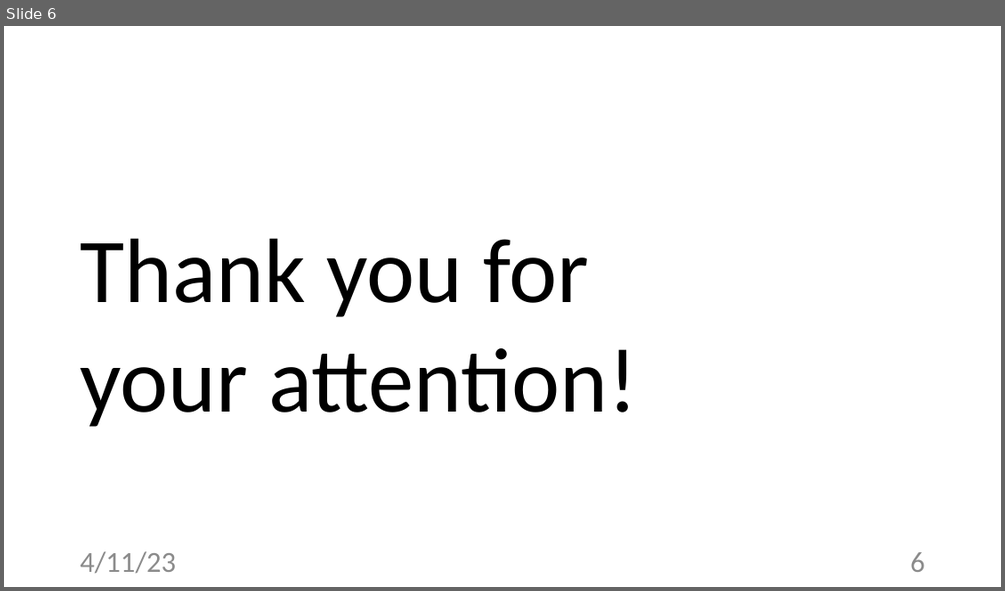
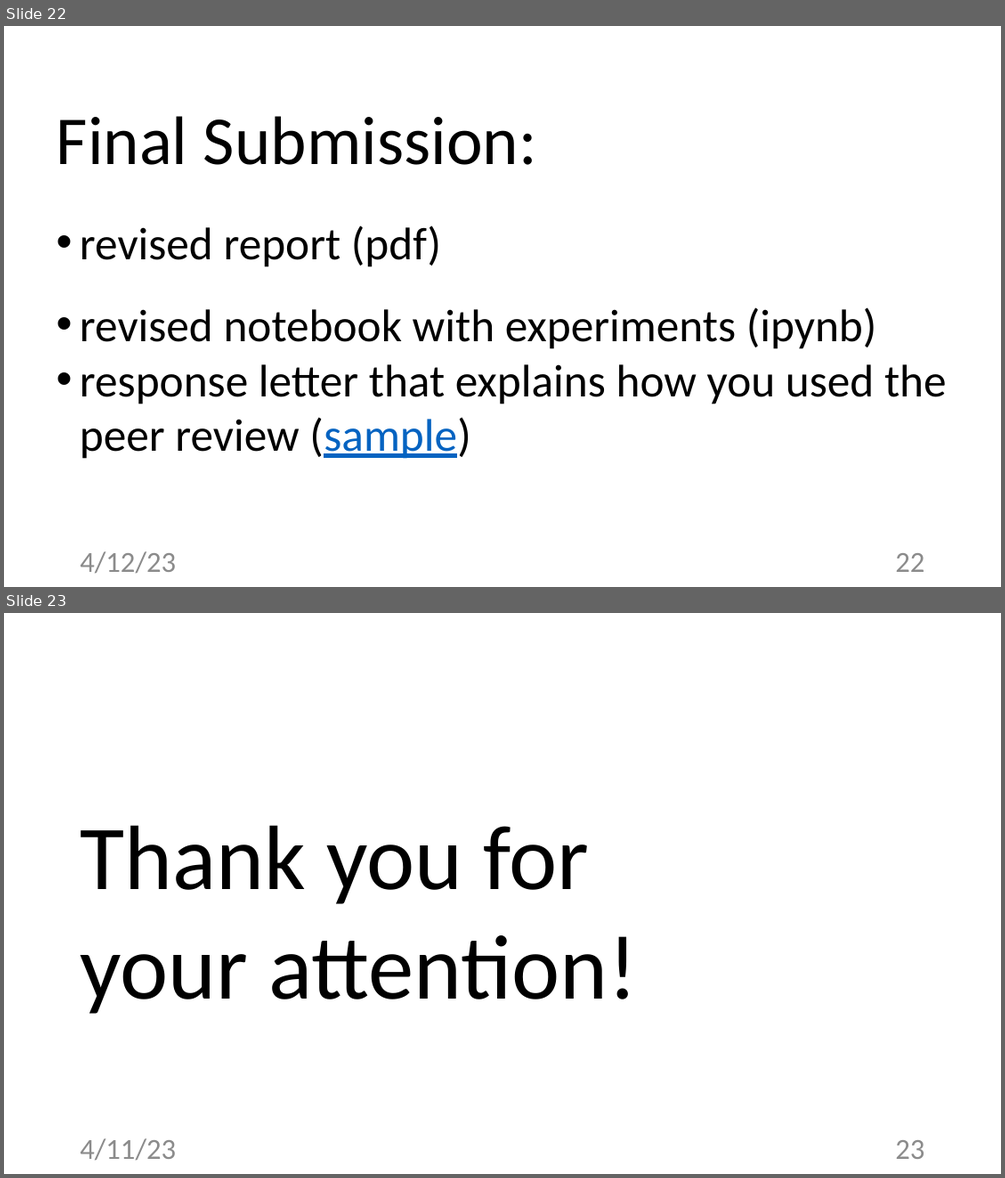
Before and after one commit to alexjungaalto/FederatedLearning, a slide deck: slides/CS-E4740_FLProject.pptx. Shown one above the other, each under a label of ours: slide 6 before the commit, slides 22 and 23 after it. The pictures are 1005x591 and 1005x1178 pixels, drawn with LibreOffice and Linux fonts; fonts in the diff are those of the drawing. Boxes give left, top, right and bottom in pixels: in the first picture for what was removed or moved away, otherwise in the second. Text is boxed around its words. In the diff, an @@ line names an element or a change of style, - is before the commit and + after.

```diff
--- a/slides/CS-E4740_FLProject.pptx
+++ b/slides/CS-E4740_FLProject.pptx
@@ slide 22 added at (4,26,1001,587), background #FFFFFF @@
@@ text added at (57,116,537,165), 66 pt, text #000000 @@
+Final Submission:
@@ text added at (80,225,947,459), 44 pt, text #000000 @@
+• revised report (pdf)
+• revised notebook with experiments (ipynb)
+• response letter that explains how you used the peer review (sample)
@@ text added at (80,551,176,573), 28 pt, text #8C8C8C @@
+4/12/23
@@ page number added at (895,553,924,572), 28 pt, text #8C8C8C @@
+22
@@ what was slide 6 is now slide 23 @@
@@ page number at (895,1140,924,1159): text changed @@
-6
+23
```
Also in this commit, not shown: 4 slides changed, 16 other slides added, 3 other files.
